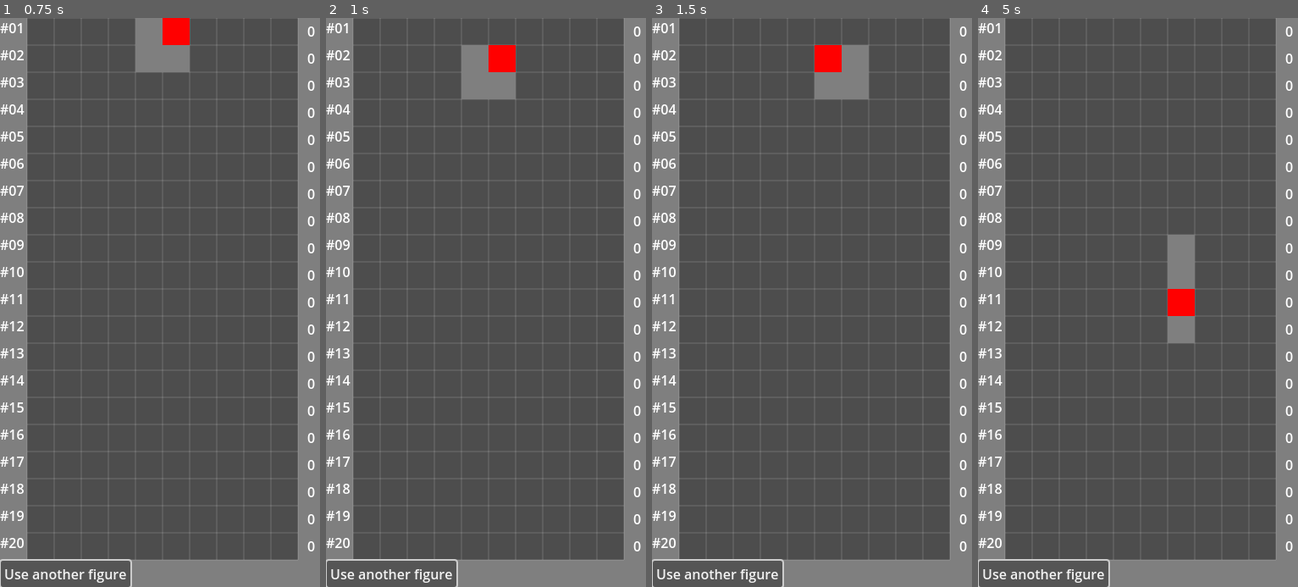
Above: before the commit, frames 1-4 (left to right).
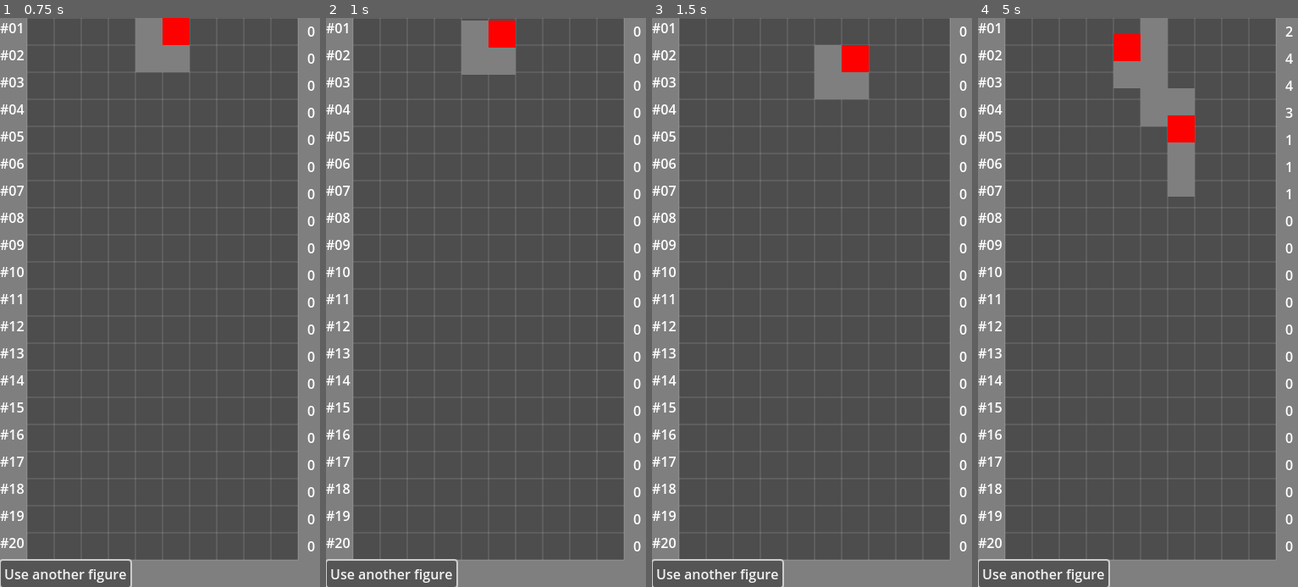
Above: after the commit, the same moments.

Repository: lacedon/mana-tetris
Game: Godot game, scene res://src/components/field/field.tscn
Same seed, same stepped clock (60 frames per second), same inputs: the game is played once before the commit and once after it.
Inputs:
- Up to frame 1 (0.75 s): click "Use another figure" at 0.5 s
- Up to frame 2 (1 s): no input
- Up to frame 3 (1.5 s): hold Right (move-right) from 1.28 s (still down); hold Up (rotate) from 1.28 s (still down)
- Up to frame 4 (5 s): release Up (rotate) at 2.03 s; tap S (drop) at 2.1 s; tap Up (rotate) at 2.3, 3.6, 4.55 s; tap Enter at 2.75 s; release Right (move-right) at 2.78 s; hold Left (move-left) 2.78-3.53 s; hold Up (rotate) 2.78-3.53 s; hold Right (move-right) from 3.53 s (still down); hold S (drop) from 4.28 s (still down); tap P (pause) at 4.9 s

Frame 1 is identical in both runs. In frame 2, 1.8% of the frame differs, in the area x 42-60%, y 0-15%; in frame 3, 0.8%; in frame 4, 5.8%, in the area x 42-99%, y 0-58%.

Commit message:
Make figure movement smooth

Diff:
--- a/src/components/figure/move_manager/move_manager.gd
+++ b/src/components/figure/move_manager/move_manager.gd
@@ -1,51 +1,52 @@
 extends Node2D
 
-@export var body: Node2D
-
-@onready var ray_cast_2d: RayCast2D = $RayCast2D
+@export var body: CharacterBody2D
 
 var rotation_mode: int = 0
+var is_moving: bool = false
+var target_position: Vector2
+var move_speed: Vector2 = FieldConfig.cell_size * 6
 
-func _define_ray_cast_2d(figure: GameFigure) -> void:
-    if !ray_cast_2d || !figure: return
-    ray_cast_2d.position = Vector2(float(figure.size.x) / 2, 0) * FieldConfig.cell_size
+func init(_figure: GameFigure) -> void:
+	rotation_mode = 0
+	is_moving = false
 
-func _can_move_to(target: Vector2) -> bool:
-    if !ray_cast_2d: return false
-
-    # TODO: It's temporary solution. Need to move the figure with logic related to character body
-    self.position = body.position
-
-    ray_cast_2d.target_position = target
-    ray_cast_2d.force_raycast_update()
-    return !ray_cast_2d.is_colliding()
-
-func _can_move_side(figure: GameFigure, x_direction: int) -> bool:
-    return _can_move_to(Vector2(x_direction * (float(figure.size.x) / 2) * FieldConfig.cell_size.x, 0))
-
-func _can_move_down(figure: GameFigure) -> bool:
-    return _can_move_to(Vector2(0, (figure.size.y) * FieldConfig.cell_size.y))
-
-func init(figure: GameFigure) -> void:
-    rotation_mode = 0
-    _define_ray_cast_2d(figure)
+func _process(delta: float) -> void:
+	if is_moving:
+		_smooth_move_to_target(delta)
 
 func get_rotation_mode() -> int:
-    return rotation_mode
+	return rotation_mode
 
-func move_down_figure(figure: GameFigure, node: Node2D) -> bool:
-    if _can_move_down(figure):
-        node.position.y += FieldConfig.cell_size.y
-        return true
-    else:
-        return false
+func move_down_figure(_figure: GameFigure, _node: Node2D) -> bool:
+	if is_moving or body.is_on_floor():
+		return false
 
-func move_figure_side(figure: GameFigure, x_direction: int, node: Node2D) -> bool:
-    if _can_move_side(figure, x_direction):
-        node.position.x += x_direction * FieldConfig.cell_size.x
-        return true
-    return false
+	target_position = body.position + Vector2(0, FieldConfig.cell_size.y)
+	is_moving = true
+	return true
+
+func move_figure_side(_figure: GameFigure, x_direction: int, _node: Node2D) -> bool:
+	if is_moving or body.is_on_wall():
+		return false
+
+	target_position = body.position + Vector2(FieldConfig.cell_size.x * x_direction, 0)
+	is_moving = true
+	return true
+
+func _smooth_move_to_target(delta: float) -> void:
+	var distance = target_position.distance_to(body.position)
+
+	if distance < 1.0:  # Close enough to target
+		body.position = target_position
+		is_moving = false
+	else:
+		var direction = (target_position - body.position).normalized()
+		body.velocity = direction * move_speed
+		body.move_and_slide()
 
 func rotate_figure(_figure: GameFigure) -> bool:
-    rotation_mode = (rotation_mode + 1) % 4
-    return true
+	if is_moving:
+		return false
+	rotation_mode = (rotation_mode + 1) % 4
+	return true
